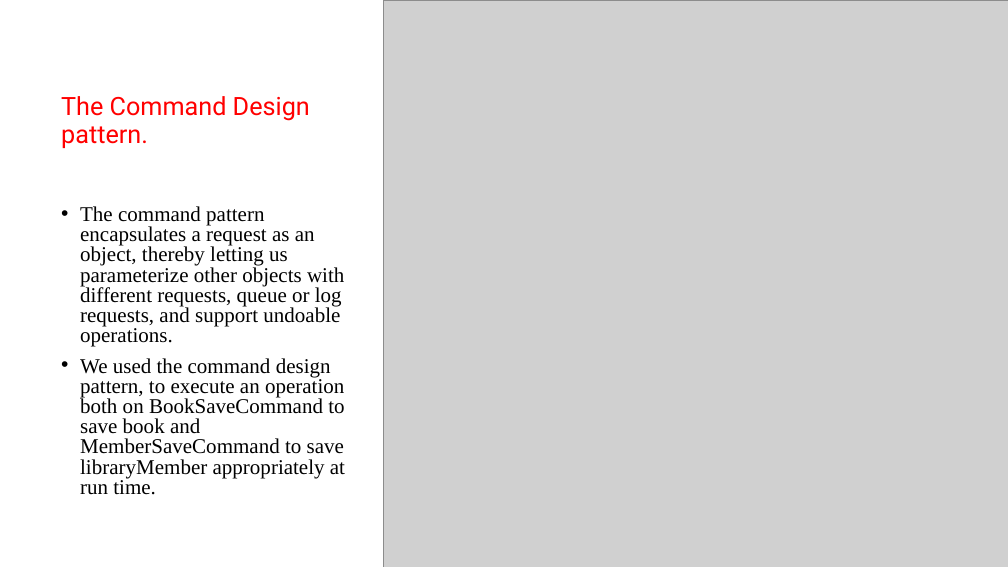
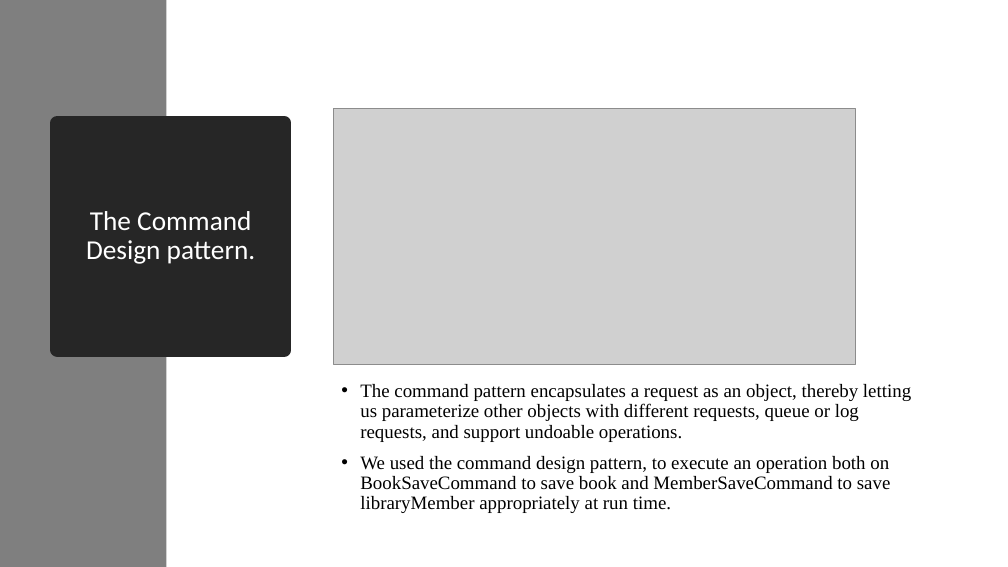
Before and after one commit to asdprojectlibrary/FrameworkLibraryProject, a slide deck: slide 9 of New Microsoft PowerPoint Presentation1.pptx (slide 8 before the commit). Drawn at 1008x567 pixels with LibreOffice and Linux fonts; fonts in the diff are those of the drawing; grey boxes stand for pictures. Boxes give left, top, right and bottom in pixels: in the first picture for what was removed or moved away, otherwise in the second. Text is boxed around its words. In the diff, an @@ line names an element or a change of style, - is before the commit and + after.

```diff
--- a/New Microsoft PowerPoint Presentation1.pptx
+++ b/New Microsoft PowerPoint Presentation1.pptx
@@ rectangle added at (x1=0, y1=0, x2=166, y2=567), fill #7F7F7F @@
@@ picture removed at (x1=383, y1=0, x2=1008, y2=567) @@
@@ picture added at (x1=334, y1=109, x2=856, y2=364) @@
@@ title "The Command Design pattern." resized from (x1=61, y1=96, x2=310, y2=148) to (x1=57, y1=123, x2=284, y2=350) @@
@@ title "The Command Design pattern." at (x1=57, y1=123, x2=284, y2=350): size 24 to 26 pt, font Roboto to Calibri, text colour #FF0000 to #FFFFFF; alignment left to centre; fill none to #262626; outline none to #262626 13.75 pt @@
@@ text "The command pattern encapsulates a ..." moved from (x1=80, y1=206, x2=345, y2=495) to (x1=360, y1=384, x2=911, y2=513) @@
@@ text "The command pattern encapsulates a ..." at (x1=360, y1=384, x2=911, y2=513): size 20 to 18 pt; line spacing 0.8 to 0.9 @@
```
Also in this commit, not shown: 5 other slides changed, 2 slides added, 2 slides removed.
